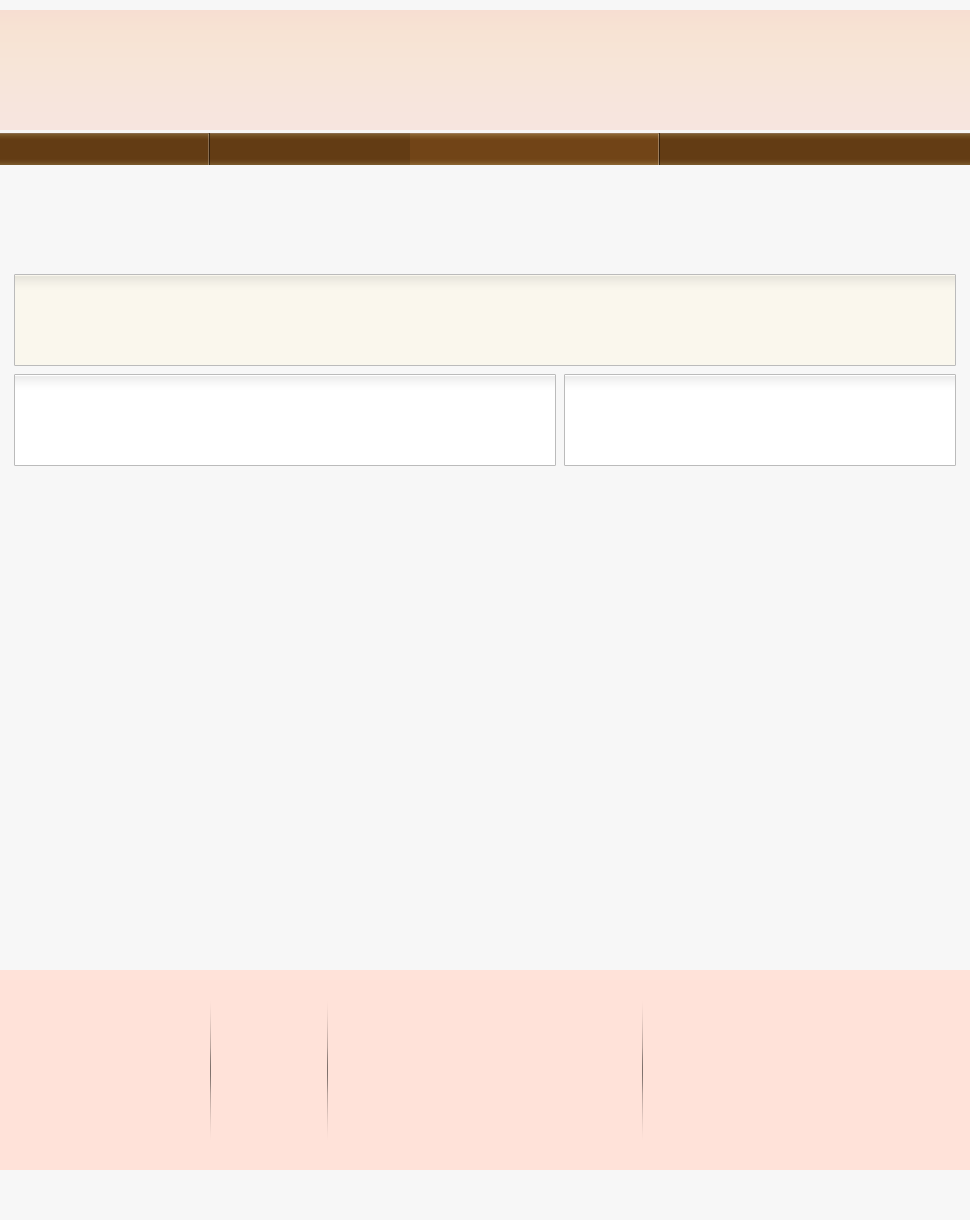
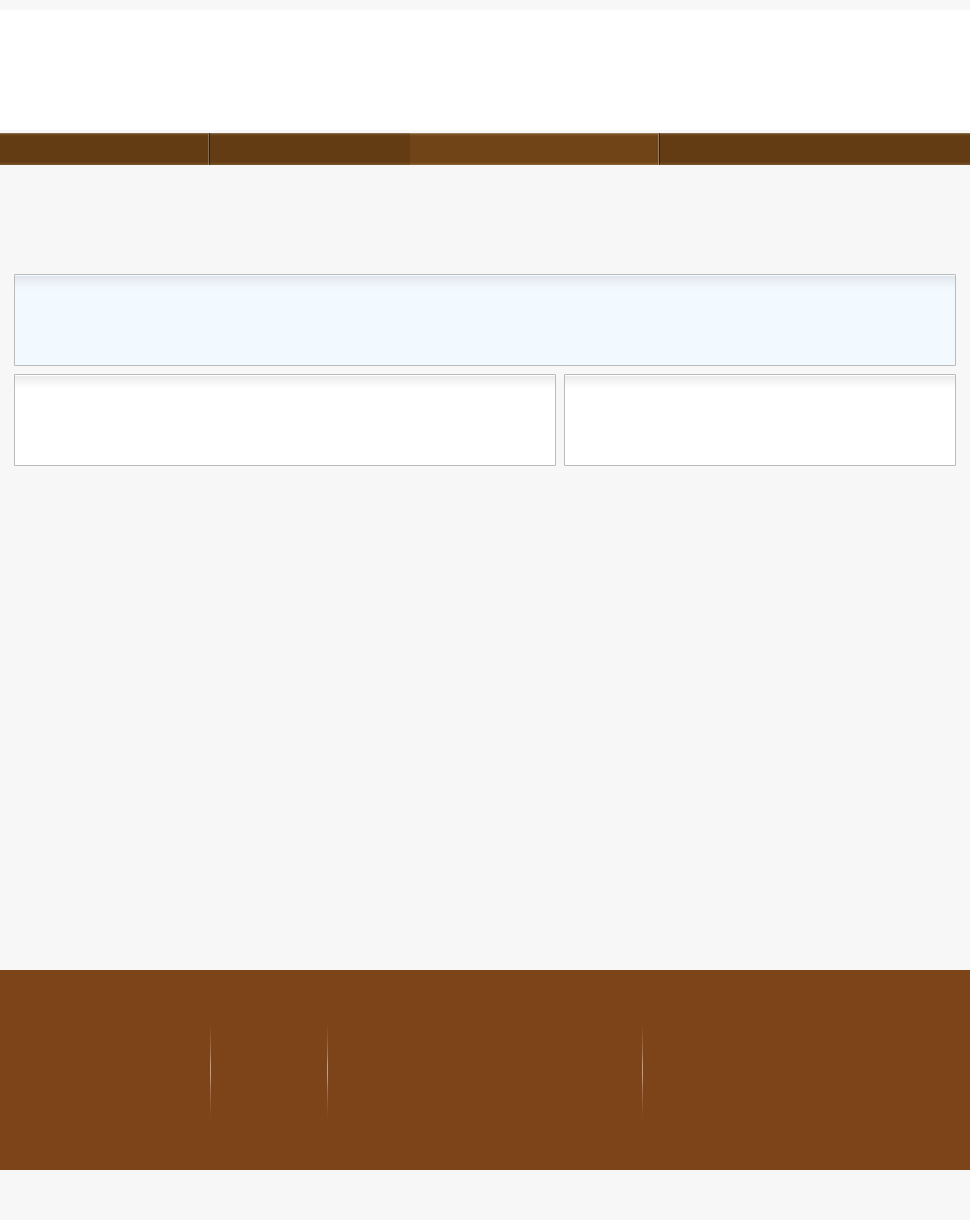
Layered file, before and after one edit (970 x 1220). Changes by layer:
painted on "header" over (0, 10, 970, 130)
painted on "header widgets" over (15, 275, 955, 365)
painted on "footer boxes" over (0, 970, 970, 1170)
